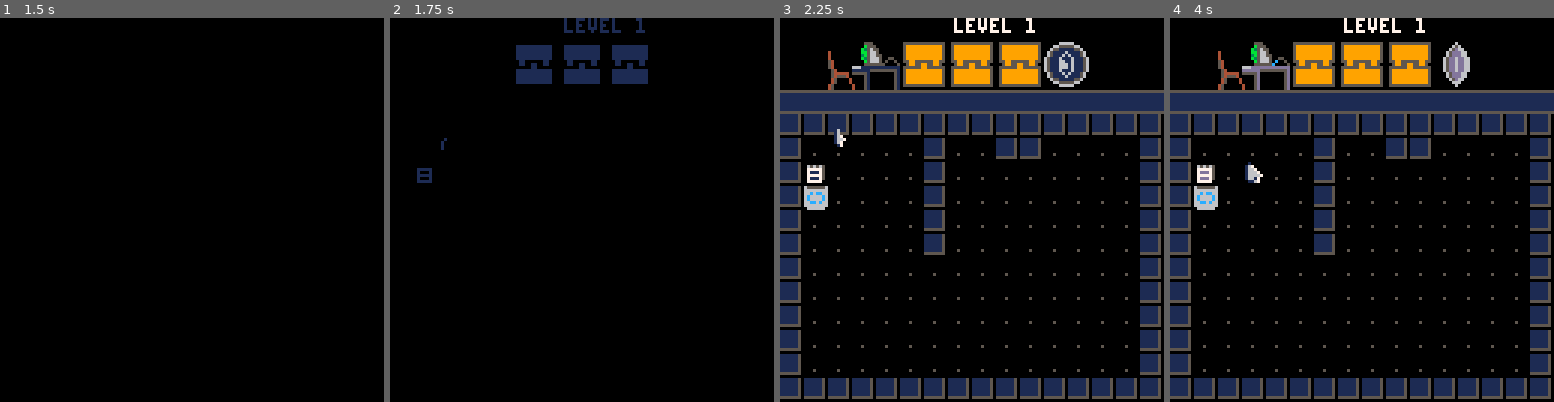
Above: before the commit, frames 1-4 (left to right).
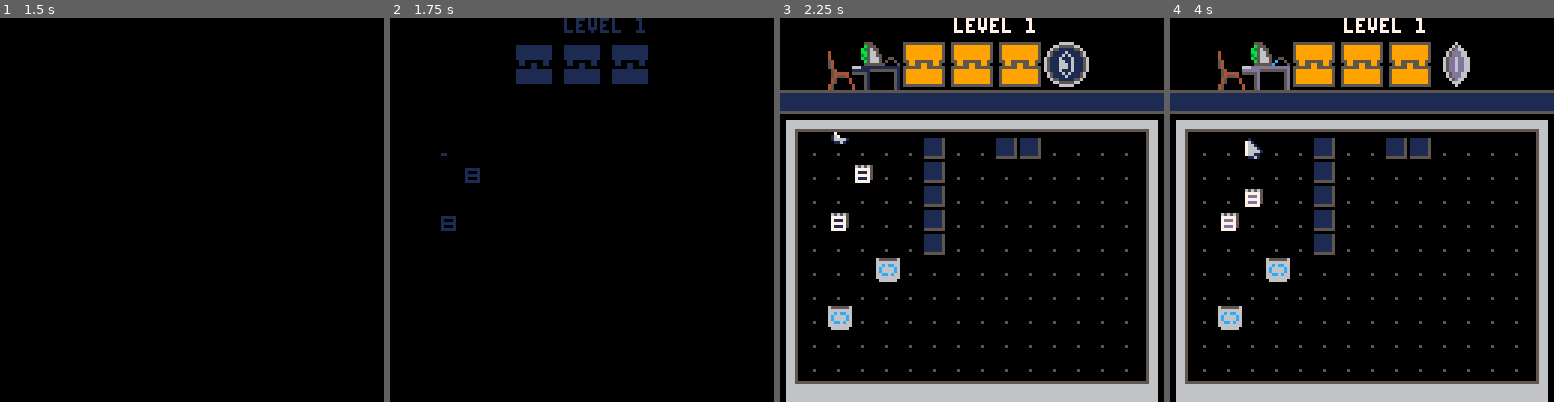
Above: after the commit, the same moments.

Repository: jacobneal65/sokovirus-pico8
Game: PICO-8 cartridge mysoko.p8
The game is run twice, just before and just after one commit, with the same random seed, the same clock (stepped at 60 frames per second) and the same inputs.
Inputs:
- Up to frame 1 (1.5 s): tap X (X key) at 0.33, 1.07 s; tap O (Z key) at 0.7 s
- Up to frame 2 (1.75 s): hold Right from 1.6 s (still down); tap O (Z key) at 1.7 s
- Up to frame 3 (2.25 s): tap X (X key) at 1.85 s; release Right at 2.1 s; tap O (Z key) at 2.1 s; hold Up from 2.15 s (still down)
- Up to frame 4 (4 s): release Up at 2.42 s; hold Right 2.47-3.03 s; tap O (Z key) every 0.4 s from 2.5 to 3.7 s; tap X (X key) at 2.97 s; hold Left 3.08-3.58 s; hold Down 3.63-3.97 s

Frame 1 is identical in both runs. In frame 2, 0.4% of the frame differs, in the area x 7-24%, y 31-56%; in frame 3, 19%; in frame 4, 20%, in the area x 0-100%, y 25-100%.

Commit message:
changes to animations

Diff:
--- a/mysoko.p8
+++ b/mysoko.p8
@@ -15,9 +15,9 @@
 	cam_x=0
 	debug={}
 	level=0
-	p_anims={112,116}
-	p_ani=loadani(p_anims[1])
-
+	p_ani=112
+	--normal,squish up, squish right
+	p_anims={112,116,120}
 	levelx={17,34,51,68,85,102,0,17,34,51,68,85,102}
 	levely={0,0,0,0,0,0,16,16,16,16,16,16,16}
 
@@ -196,16 +196,16 @@
 
 function drawgamestuff()
 
-	--draw desk
-	---------------
-	sdrawgrid(10,cam_x+2*8,cam_y+1*8,3,2)
-	---------------
+	--draw player
+	add_ani(p_ani,p_ani+3,0,6,p_x*8+p_ox,p_y*8+p_oy,p_flp)
 	--monitor
 	add_ani(96,98,0,6,cam_x+3*8,cam_y+1*8,false)
 	--chord
 	add_ani(99,102,4,4,cam_x+4*8,cam_y+1*8,false)
 	--coin
 	add_grid(37,43,4,4,16*3+cam_x+5*8,cam_y+1*8,2,2)
+	--draw desk
+	sdrawgrid(10,cam_x+2*8,cam_y+1*8,3,2)
 	--lower bar
 	for x=0,15 do
 		drawspr(32,cam_x+x*8,cam_y+24,false)
@@ -259,8 +259,6 @@
 	for b in all(box) do
 		drawbox(b)
 	end
-	--draw player
-	drawspr(getframe(p_ani,6),p_x*8+p_ox,p_y*8+p_oy,p_flp)
 	--draw everything else in the game
 	drawgamestuff()
  	--RETURN TRANSPARENCY COLR
@@ -283,14 +281,6 @@
 	rectfill(_x,_y,_x+max(_w-1,0),_y+max(_h-1,0),_c)
 end
 
-function loadani(stani)
-	local _ani={}
-	for i=0,3 do
-		_ani[i]=stani+i
-	end
-	return _ani
-end
-
 
 function wait(_wait)
  repeat
@@ -308,15 +298,15 @@
 
 	--planned tile to move to
 	local tle=mget(newpx,newpy)
-	--wall flag
+	--checkbox
+	p_wall=false--used to change animations
 	local bx = checkbox(newpx,newpy)
+	--wall or box flag
 	if fget(tle,0) or bx then
 		p_sox=dx*8
 		p_soy=dy*8
 		p_ox,p_oy=0,0
-
-		_upd=upd_player_loop--set player loop
-		p_mov=mov_bump--set to bump
+		p_mov=pbump--set to bump
 		--box flag
 		if bx then
 			slbx=bx
@@ -325,6 +315,7 @@
 		else
 			sfx(56)
 		end
+		p_wall=true
 	else
 		--no wall or box
 		sfx(63)
@@ -336,22 +327,34 @@
 		p_soy=-dy*8
 
 		p_ox,p_oy=p_sox,p_soy
-		_upd=upd_player_loop
-		p_mov=mov_walk--set to walk
-	end
+		p_mov=pslide--set to walk
+	end
+	_upd=upd_p_loop--set player loop
 	p_t=0
 end
 
 --this pauses player movement
 --to animate
-function upd_player_loop()
+function upd_p_loop()
 	btn_buffer()
-	p_ani=loadani(p_anims[2])
+	if p_sox==0 then
+		if p_wall then
+			p_ani=p_anims[3]--bump wall
+		else
+			p_ani=p_anims[2]--squish up
+		end
+	else
+		if p_wall then
+			p_ani=p_anims[2]--squish left
+		else
+			p_ani=p_anims[3]--squish left
+		end
+	end
 	p_t=min(p_t+0.3,1)
 	p_mov() --moves the player offset by
 	if p_t==1 then
 		--call slide box
-		p_ani=loadani(p_anims[1])
+		p_ani=p_anims[1]--normal
 		_upd=upd_game
 		if slbx then
 			movebox()
@@ -359,12 +362,12 @@
 	end
 end
 
-function mov_walk()
+function pslide()
 	p_ox=p_sox*(1-p_t)
 	p_oy=p_soy*(1-p_t)
 end
 
-function mov_bump()
+function pbump()
 	local tme=p_t
 	--go back the second half of the animation
 	if p_t>0.5 then
@@ -401,10 +404,10 @@
 	for g in all(goal) do
 		if checkbox(g.x,g.y) then
 		 mset(g.x,g.y,13)
-		 if not g.flg then
-		 	g.flg = true
-		 	sfx(55)
-   end
+			if not g.flg then
+				g.flg = true
+				sfx(55)
+  			end
 		else
 			mset(g.x,g.y,g.gf)
 			g.flg=false
@@ -421,10 +424,8 @@
 	level+=1
 	debug[1]="level "..level
 
-
 	local lx=levelx[level]
 	local ly=levely[level]
-	--debug[2]=#levelx ..":"..#levely
 
 	cam_x=8*lx
 	cam_y=8*ly
@@ -448,7 +449,7 @@
 	goal={}
 	--LOAD UP THE BOXES AND GOALS
 	for x=lx,lx+15 do
-		for y=ly,ly+10 do
+		for y=ly,ly+15 do
 			tle=mget(x,y)
 			--ALL THE BOX TYPES
 			for t in all(boxtles) do
@@ -616,40 +617,55 @@
 end
 
 function movebox()
-		pushto=mget(slbx.x+slbx.dx,slbx.y+slbx.dy)
-		--IF WALL
-		if fget(pushto,0) or checkbox(slbx.x+slbx.dx,slbx.y+slbx.dy) then
-			sfx(56)
-			slbx=nil
-		else
-			--PUSH BLOCK
-			p_t=0
-			slbx.x+=slbx.dx--SET NEW DESTINATION
-			slbx.y+=slbx.dy
-			slbx.sox=-slbx.dx*8--STARTING OFFSET
-			slbx.soy=-slbx.dy*8
-			slbx.ox,slbx.oy=slbx.sox,slbx.soy
-
-			_upd=upd_box_loop
-			sfx(58)
-		end
+	pushto=mget(slbx.x+slbx.dx,slbx.y+slbx.dy)
+	--IF WALL
+	slbx.mov = boxslide
+	if fget(pushto,0) or checkbox(slbx.x+slbx.dx,slbx.y+slbx.dy) then
+		sfx(56)
+		slbx.mov=boxbump
+		slbx.sox=slbx.dx*8
+		slbx.soy=slbx.dy*8
+		slbx.ox,slbx.oy=0,0
+	else
+		--PUSH BLOCK
+
+		slbx.x+=slbx.dx--SET NEW DESTINATION
+		slbx.y+=slbx.dy
+		slbx.sox=-slbx.dx*8--STARTING OFFSET
+		slbx.soy=-slbx.dy*8
+		slbx.ox,slbx.oy=slbx.sox,slbx.soy
+		sfx(58)
+	end
+	p_t=0
+	_upd=upd_box_loop
 end
 
 --LOOP UNTIL BOX FINISHES MOVING
 function upd_box_loop()
 	btn_buffer()
 	p_t=min(p_t+.4,1)
-	boxslide(slbx,p_t)
-	if p_t ==1 then
+	slbx.mov(p_t)
+	if p_t==1 then
 		_upd=upd_game
 		slbx=nil
 	end
 end
 
-function boxslide(b,p_t)
-	b.ox=b.sox*(1-p_t)
-	b.oy=b.soy*(1-p_t)
-end
+function boxslide(p_t)
+	slbx.ox=slbx.sox*(1-p_t)
+	slbx.oy=slbx.soy*(1-p_t)
+end
+
+function boxbump(p_t)
+	local tme=p_t
+	--go back the second half of the animation
+	if tme>0.5 then
+		tme=1-p_t
+	end
+		slbx.ox=slbx.sox*tme
+		slbx.oy=slbx.soy*tme
+end
+
 -->8
 --hub
 function init_hub()
@@ -758,177 +774,177 @@
 eee3b566eeeb3566eeebb56665ee55ee65ee55ee65eeccee65ee55ee000000000000000000000000000000000000000000000000000000000000000000000000
 eeee3566eeeeb566eeeeb56665e5ee5e65ecee5e65e5ee5e65e5eece000000000000000000000000000000000000000000000000000000000000000000000000
 eeee5555eeee5555eeee5555555eeee555ceeee5555eeee5555eeeec000000000000000000000000000000000000000000000000000000000000000000000000
-ee1eeeeeee1eeeeeee1eeeeeee7eeeeeeee1eeeeeee1eeeeeee1eeeeeee7eeee0000000000000000000000000000000000000000000000000000000000000000
-e761eeeee161eeeee167eeeee767eeeeee76eeeeee16eeeeee16eeeeee76eeee0000000000000000000000000000000000000000000000000000000000000000
-e7661eeee1661eeee1667eeee7661eeeee76eeeeee16eeeeee16eeeeee76eeee0000000000000000000000000000000000000000000000000000000000000000
-e76661eee16661eee16667eee76661eeee761eeeee161eeeee167eeeee761eee0000000000000000000000000000000000000000000000000000000000000000
-e766661ee166661ee166667ee166661eee7661eeee1661eeee1667eeee1661ee0000000000000000000000000000000000000000000000000000000000000000
-e76611eee76677eee16617eee16611eeee761eeeee767eeeee167eeeee161eee0000000000000000000000000000000000000000000000000000000000000000
-ee1161eeee7767eeee1167eeee1161eeeee11eeeeee77eeeeee17eeeeee11eee0000000000000000000000000000000000000000000000000000000000000000
-eeeeeeeeeeeeeeeeeeeeeeeeeeeeeeeeeeeeeeeeeeeeeeeeeeeeeeeeeeeeeeee0000000000000000000000000000000000000000000000000000000000000000
+ee1eeeeeee1eeeeeee1eeeeeee7eeeeeeee1eeeeeee1eeeeeee1eeeeeee7eeeeeeeeeeeeeeeeeeeeeeeeeeeeeeeeeeee00000000000000000000000000000000
+e761eeeee161eeeee167eeeee767eeeeee76eeeeee16eeeeee16eeeeee76eeeeeeeeeeeeeeeeeeeeeeeeeeeeeeeeeeee00000000000000000000000000000000
+e7661eeee1661eeee1667eeee7661eeeee76eeeeee16eeeeee16eeeeee76eeeeee1eeeeeee1eeeeeee1eeeeeee7eeeee00000000000000000000000000000000
+e76661eee16661eee16667eee76661eeee761eeeee161eeeee167eeeee761eeee761eeeee161eeeee161eeeee167eeee00000000000000000000000000000000
+e766661ee166661ee166667ee166661eee7661eeee1661eeee1667eeee1661eee766661ee166661ee166667ee166661e00000000000000000000000000000000
+e76611eee76677eee16617eee16611eeee761eeeee767eeeee167eeeee161eeeee1161eeee7761eeee1167eeee1161ee00000000000000000000000000000000
+ee1161eeee7767eeee1167eeee1161eeeee11eeeeee77eeeeee17eeeeee11eeeeeeeeeeeeeeeeeeeeeeeeeeeeeeeeeee00000000000000000000000000000000
+eeeeeeeeeeeeeeeeeeeeeeeeeeeeeeeeeeeeeeeeeeeeeeeeeeeeeeeeeeeeeeeeeeeeeeeeeeeeeeeeeeeeeeeeeeeeeeee00000000000000000000000000000000
 __gff__
-0000000000000000000000000000000001000000000000000000000000000000000000000000000000000000000000000000000000000000000000000000000000000000000000000000000000000000000000000000000000000000000000000000000000000000000000000000000000000000000000000000000000000000
+0000000000000000000000000000000001000101010000000000000000000000000001000100000000000000000000000000010101000000000000000000000000000000000000000000000000000000000000000000000000000000000000000000000000000000000000000000000000000000000000000000000000000000
 0000000000000000000000000000000000000000000000000000000000000000000000000000000000000000000000000000000000000000000000000000000000000000000000000000000000000000000000000000000000000000000000000000000000000000000000000000000000000000000000000000000000000000
 __map__
 0000000000000000000000000000000000000000000000000000000000000000000000000000000000000000000000000000000000000000000000000000000000000000000000000000000000000000000000000000000000000000000000000000000000000000000000000000000000000000000000000000000000000000
 0000000000000000000000000000000000000000000000000000000000000000000000000000000000000000000000000000000000000000000000000000000000000000000000000000000000000000000000000000000000000000000000000000000000000000000000000000000000000000000000000000000000000000
 0000000000000000000000000000000000000000000000000000000000000000000000000000000000000000000000000000000000000000000000000000000000000000000000000000000000000000000000000000000000000000000000000000000000000000000000000000000000000000000000000000000000000000
 0000000000000000000000000000000000000000000000000000000000000000000000000000000000000000000000000000000000000000000000000000000000000000000000000000000000000000000000000000000000000000000000000000000000000000000000000000000000000000000000000000000000000000
-1213131313131313131313131313131400101010101010101010101010101010100010101010101010101010101010101010001010101010101010101010101010101000101010101010101010101010101010100010101010101010101010101010101010001010101010101010101010101010101000000000000000000000
-2200000000000000000000000000002400100101010101100101101001010101100010010101010110010110101001010110001001010101011001100101010101011000100101010101100110010101010101100010010101010110010110100101010110001001010101011001011010101010101000000000000000000000
-2200000000000000000000000000002400100801010101100101010101010101100010080101010110010101010101010110001008010101011001010101010101011000100801010101100101010101010101100010080101010110010101010101010110001008010101011001010101010110011000000000000000000000
-2200000000000000000000000000002400101801010101100101010101010101100010180101010110010101010101010110001018010101011001010101010101011000101801010101100101010101010101100010180101010110010101010101010110001018010101011001010101010101011000000000000000000000
-2223232323232323232323232323232400100101010101100101010101010101100010010101010110010101010101010110001001010101011001010101010101011000100101010101100101010101010101100010010101010110010101010101010110001001010101011001010101010101011000000000000000000000
-2200000000000000000000000000002400100101010101100101010101010101100010010101010110010101010101010110001001010101011001010101010101011000100101010101100101010101010101100010010101010110010101010101010110001001010101011001010101010101011000000000000000000000
-2200150000000000000000000000002400100101010101010101010101010101100010010101010101010101010101010110001001010101010101010101010101011000100101010101010101010101010101100010010101010101010101010101010110001001010101010101010101010101011000000000000000000000
-2200000000000000000000000000002400100101010101010101010101010101100010010101010101010101010101010110001001010101010101010101010101011000100101010101010101010101010101100010010101010101010101010101010110001001010101010101010101010101011000000000000000000000
-2200050000000000000000000000002400100101010101010101010101010101100010010101010101010101010101010110001001010101010101010101010101011000100101010101010101010101010101100010010101010101010101010101010110001001010101010101010101010101011000000000000000000000
-2200000000000000000000000000002400100101010101010101010101010101100010010101010101010101010101010110001001010101010101010101010101011000100101010101010101010101010101100010010101010101010101010101010110001001010101010101010101010101011000000000000000000000
-2200040000000000000000000000002400100101010101010101010101010101100010010101010101010101010101010110001001010101010101010101010101011000100101010101010101010101010101100010010101010101010101010101010110001001010101010101010101010101011000000000000000000000
-3233333333333333333333333333333400101010101010101010101010101010100010101010101010101010101010101010001010101010101010101010101010101000101010101010101010101010101010100010101010101010101010101010101010001010101010101010101010101010101000000000000000000000
+1213131313131313131313131313131400121313131313131313131313131313140012131313131313131313131313131314001213131313131313131313131313131400121313131313131313131313131313140012131313131313131313131313131314001213131313131313131313131313131400000000000000000000
+2200000000000000000000000000002400220101010101100101101001010101240022010101010110010110101001010124002201010101011001100101010101012400220101010101100110010101010101240022010101010110010110100101010124002201010101011001011010101010102400000000000000000000
+2200000000000000000000000000002400220101080101100101010101010101240022080101010110010101010101010124002208010101011001010101010101012400220801010101100101010101010101240022080101010110010101010101010124002208010101011001010101010110012400000000000000000000
+2200000000000000000000000000002400220101010101100101010101010101240022180101010110010101010101010124002218010101011001010101010101012400221801010101100101010101010101240022180101010110010101010101010124002218010101011001010101010101012400000000000000000000
+2223232323232323232323232323232400220108010101100101010101010101240022010101010110010101010101010124002201010101011001010101010101012400220101010101100101010101010101240022010101010110010101010101010124002201010101011001010101010101012400000000000000000000
+2200000000000000000000000000002400220101010101100101010101010101240022010101010110010101010101010124002201010101011001010101010101012400220101010101100101010101010101240022010101010110010101010101010124002201010101011001010101010101012400000000000000000000
+2200150000000000000000000000002400220101011801010101010101010101240022010101010101010101010101010124002201010101010101010101010101012400220101010101010101010101010101240022010101010101010101010101010124002201010101010101010101010101012400000000000000000000
+2200000000000000000000000000002400220101010101010101010101010101240022010101010101010101010101010124002201010101010101010101010101012400220101010101010101010101010101240022010101010101010101010101010124002201010101010101010101010101012400000000000000000000
+2200050000000000000000000000002400220118010101010101010101010101240022010101010101010101010101010124002201010101010101010101010101012400220101010101010101010101010101240022010101010101010101010101010124002201010101010101010101010101012400000000000000000000
+2200000000000000000000000000002400220101010101010101010101010101240022010101010101010101010101010124002201010101010101010101010101012400220101010101010101010101010101240022010101010101010101010101010124002201010101010101010101010101012400000000000000000000
+2200040000000000000000000000002400220101010101010101010101010101240022010101010101010101010101010124002201010101010101010101010101012400220101010101010101010101010101240022010101010101010101010101010124002201010101010101010101010101012400000000000000000000
+3233333333333333333333333333333400323333333333333333333333333333340032333333333333333333333333333334003233333333333333333333333333333400323333333333333333333333333333340032333333333333333333333333333334003233333333333333333333333333333400000000000000000000
 0000000000000000000000000000000000000000000000000000000000000000000000000000000000000000000000000000000000000000000000000000000000000000000000000000000000000000000000000000000000000000000000000000000000000000000000000000000000000000000000000000000000000000
 0000000000000000000000000000000000000000000000000000000000000000000000000000000000000000000000000000000000000000000000000000000000000000000000000000000000000000000000000000000000000000000000000000000000000000000000000000000000000000000000000000000000000000
 0000000000000000000000000000000000000000000000000000000000000000000000000000000000000000000000000000000000000000000000000000000000000000000000000000000000000000000000000000000000000000000000000000000000000000000000000000000000000000000000000000000000000000
 0000000000000000000000000000000000000000000000000000000000000000000000000000000000000000000000000000000000000000000000000000000000000000000000000000000000000000000000000000000000000000000000000000000000000000000000000000000000000000000000000000000000000000
-1010101010101010101010101010101000101010101010101010101010101010100010101010101010101010101010101010001010101010101010101010101010101000101010101010101010101010101010100010101010101010101010101010101010001213131313131313131313131313131400000000000000000000
-1001010101011001100101010110011000100101010101100110010101010101100010010101010110010110100101010110001001010101011001010101010101011000100101010101100110010101010101100010010101010110010110100101010110002202000000000000000000000000002400000000000000000000
-1008010101011001101010101010011000100801010101100101010101010101100010080101010110010101010101010110001008010101011001010101010101011000100801010101100101010101010101100010080101010110010101010101010110002200000000000000000000000000002400000000000000000000
-1018010101011001010101010101011000101801010101100101010101010101100010180101010110010101010101010110001018010101011001010101010101011000101801010101100101010101010101100010180101010110010101010101010110002200000000000000000000000000002400000000000000000000
-1001010101011001010101010101011000100101010101100101010101010101100010010101010110010101010101010110001001010101011001010101010101011000100101010101100101010101010101100010010101010110010101010101010110002200000000000000000000000000002400000000000000000000
-1001010101010101010101010101011000100101010101100101010101010101100010010101010110010101010101010110001001010101011001010101010101011000100101010101100101010101010101100010010101010110010101010101010110002200000000000000000000000000002400000000000000000000
-1001010101010101010101010101011000100101010101010101010101010101100010010101010101010101010101010110001001010101018801010101010101011000100101010101010101010101010101100010010101010101010101010101010110002200000000000000000000000000002400000000000000000000
-1001010101010101010101010101011000100101010101010101010101010101100010010101010101010101010101010110001001010101010101010101010101011000100101010101010101010101010101100010010101010101010101010101010110002200000000000000000000000000002400000000000000000000
-1001010101010101010101010101011000100101010101010101010101010101100010010101010101010101010101010110001001010101010101010101010101011000100101010101010101010101010101100010010101010101010101010101010110002200000000000000000000000000002400000000000000000000
-1001010101010101010101010101011000100101010101010101010101010101100010010101010101010101010101010110001001010101010101010101010101011000100101010101010101010101010101100010010101010101010101010101010110002200000000000000000000000000002400000000000000000000
-1001010101010101010101010101011000100101010101010101010101010101100010010101010101010101010101010110001001010101010101010101010101011000100101010101010101010101010101100010010101010101010101010101010110002200000000000000000000000000002400000000000000000000
-1010101010101010101010101010101000101010101010101010101010101010100010101010101010101010101010101010001010101010101010101010101010101000101010101010101010101010101010100010101010101010101010101010101010003233333333333333333333333333333400000000000000000000
-…(130 lines of a section not shown)…
+1213131313131313131313131313131400121313131313131313131313131313140012131313131313131313131313131314001213131313131313131313131313131400121313131313131313131313131313140012131313131313131313131313131314001213131313131313131313131313131400000000000000000000
+2201010101011001100101010110012400220101010101100110010101010101240022010101010110010101010101010124002201010101011001010101010101012400220101010101100110010101010101240022010101010110010110100101010124002202000000000000000000000000002400000000000000000000
+2208010101011001101010101010012400220801010101100101010101010101240022080101010110010101010101010124002208010101011001010101010101012400220801010101100101010101010101240022080101010110010101010101010124002200000000000000000000000000002400000000000000000000
+2218010101011001010101010101012400221801010101100101010101010101240022180101010110010101010101010124002218010101011001010101010101012400221801010101100101010101010101240022180101010110010101010101010124002200000000000000000000000000002400000000000000000000
+2201010101011001010101010101012400220101010101100101010101010101240022010101010110010101010101010124002201010101011001010101010101012400220101010101100101010101010101240022010101010110010101010101010124002200000000000000000000000000002400000000000000000000
+2201010101010101010101010101012400220101010101100101010101010101240022010101010110010101010101010124002201010101011001010101010101012400220101010101100101010101010101240022010101010110010101010101010124002200000000000000000000000000002400000000000000000000
+2201010101010101010101010101012400220101010101010101010101010101240022010101010101010101010101010124002201010101018801010101010101012400220101010101010101010101010101240022010101010101010101010101010124002200000000000000000000000000002400000000000000000000
+2201010101010101010101010101012400220101010101010101010101010101240022010101010101010101010101010124002201010101010101010101010101012400220101010101010101010101010101240022010101010101010101010101010124002200000000000000000000000000002400000000000000000000
+2201010101010101010101010101012400220101010101010101010101010101240022010101010101010101010101010124002201010101010101010101010101012400220101010101010101010101010101240022010101010101010101010101010124002200000000000000000000000000002400000000000000000000
+2201010101010101010101010101012400220101010101010101010101010101240022010101010101010101010101010124002201010101010101010101010101012400220101010101010101010101010101240022010101010101010101010101010124002200000000000000000000000000002400000000000000000000
+2201010101010101010101010101012400220101010101010101010101010101240022010101010101010101010101010124002201010101010101010101010101012400220101010101010101010101010101240022010101010101010101010101010124002200000000000000000000000000002400000000000000000000
+3233333333333333333333333333333400323333333333333333333333333333340032333333333333333333333333333334003233333333333333333333333333333400323333333333333333333333333333340032333333333333333333333333333334003233333333333333333333333333333400000000000000000000
+…(130 lines of a section not shown)…
